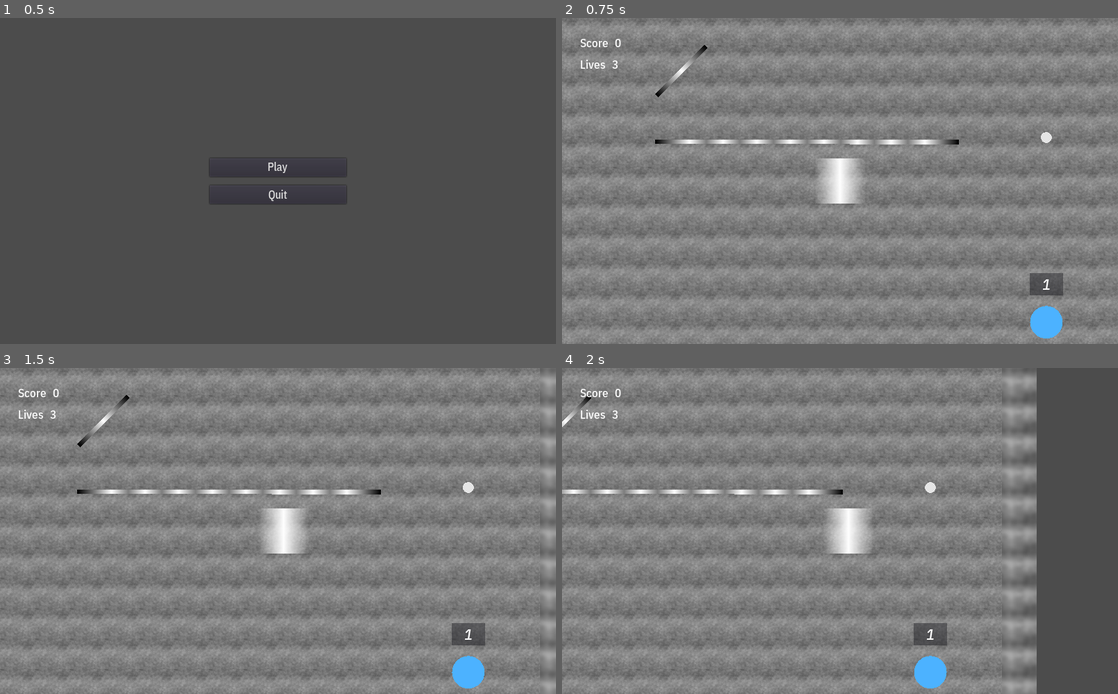
Above: before the commit, frames 1-4 (two rows, left to right).
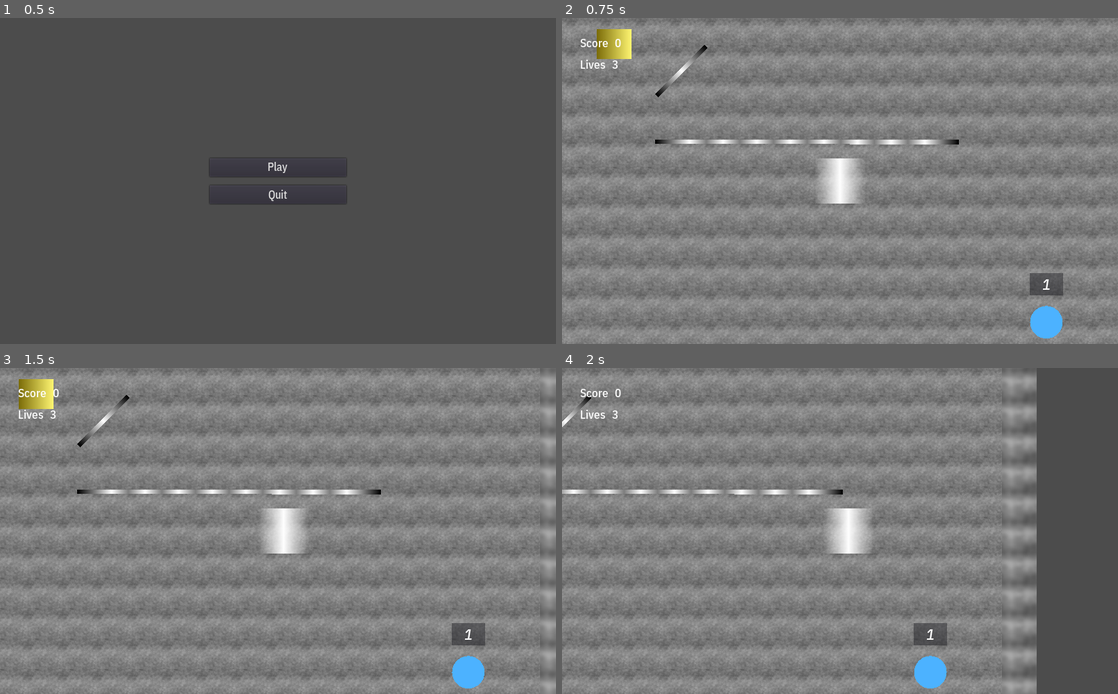
Above: after the commit, the same moments.

Repository: Calinou/escape-space
Game: Godot game, scene res://menu/main.tscn
The game is run twice, just before and just after one commit, with the same random seed, the same clock (stepped at 60 frames per second) and the same inputs.
Inputs:
- Up to frame 1 (0.5 s): no input
- Up to frame 2 (0.75 s): click "Play" at 0.5 s
- Up to frame 3 (1.5 s): tap Enter at 1.25 s; hold Right (move_right) from 1.28 s (still down)
- Up to frame 4 (2 s): keep holding Right (move_right)

Frame 1 is identical in both runs. In frame 2, 0.6% of the frame differs, in the area x 6-89%, y 3-39%; in frame 3, 0.6%; in frame 4, less than 0.1%.

Commit message:
Add ball launcher, add more type hints
Balls will now spawn as "unclaimed" and will be marked as "claimed" as
soon as the paddle touches them. If an unclaimed ball touches a surface
other then a paddle, it will break.

Diff:
--- a/game/ball/ball.gd
+++ b/game/ball/ball.gd
@@ -4,16 +4,25 @@
 extends RigidBody2D
 class_name Ball
 
-var motion = Vector2()
+var motion := Vector2()
 
 # The starting ball speed
 const BASE_SPEED = 275
 
 # Speed factor on every bounce
-var speed_factor = 1.01
+var speed_factor := 1.01
+
+# Whether the ball has been touched by a paddle or not
+var claimed := false
 
 func _draw() -> void:
 	draw_circle(Vector2(), 10.0, Color(0.9, 0.9, 0.9, 1))
 
 func _integrate_forces(state: Physics2DDirectBodyState) -> void:
-	pass
+	for body in get_colliding_bodies():
+		if body is Paddle:
+			claimed = true
+
+		if not claimed:
+			# Destroy unclaimed balls on their first collision
+			queue_free()
--- a/game/ball/ball.tscn
+++ b/game/ball/ball.tscn
@@ -26,8 +26,8 @@
 gravity_scale = 0.0
 custom_integrator = false
 continuous_cd = 0
-contacts_reported = 0
-contact_monitor = false
+contacts_reported = 1
+contact_monitor = true
 sleeping = false
 can_sleep = true
 linear_velocity = Vector2( 0, 0 )
--- /dev/null
+++ b/game/ball_launcher/ball_launcher.gd
@@ -0,0 +1,23 @@
+# Copyright © 2018 Hugo Locurcio and contributors - MIT License
+# See `LICENSE.md` included in the source distribution for details.
+
+extends StaticBody2D
+class_name BallLauncher
+
+# Time between launches in seconds
+export(float, 0.25, 5.0) var launch_time = 1.5
+
+# The speed of launched balls in pixels/s
+export(int, 10, 1000) var launch_speed = 200
+
+onready var LaunchPosition = $LaunchPosition as Position2D
+onready var LaunchTimer = $LaunchTimer as Timer
+
+func _ready() -> void:
+	LaunchTimer.wait_time = launch_time
+
+func _on_launch_timer_timeout() -> void:
+	var ball = preload("res://game/ball/ball.tscn").instance()
+	ball.position = LaunchPosition.global_transform.origin
+	ball.linear_velocity = Vector2(0, launch_speed)
+	get_parent().add_child(ball)
--- /dev/null
+++ b/game/ball_launcher/ball_launcher.tscn
@@ -0,0 +1,47 @@
+[gd_scene load_steps=5 format=2]
+
+[ext_resource path="res://game/ball_launcher/ball_launcher.gd" type="Script" id=1]
+
+[sub_resource type="RectangleShape2D" id=1]
+
+custom_solver_bias = 0.0
+extents = Vector2( 32, 28 )
+
+[sub_resource type="Gradient" id=2]
+
+offsets = PoolRealArray( 0, 1 )
+colors = PoolColorArray( 0.488281, 0.428751, 0.0400543, 1, 1, 0.965332, 0.445312, 1 )
+
+[sub_resource type="GradientTexture" id=3]
+
+flags = 4
+gradient = SubResource( 2 )
+width = 64
+
+[node name="BallLauncher" type="StaticBody2D"]
+input_pickable = false
+collision_layer = 1
+collision_mask = 1
+constant_linear_velocity = Vector2( 0, 0 )
+constant_angular_velocity = 0.0
+script = ExtResource( 1 )
+launch_time = 1.5
+launch_speed = 200
+
+[node name="CollisionShape2D" type="CollisionShape2D" parent="."]
+shape = SubResource( 1 )
+
+[node name="Sprite" type="Sprite" parent="."]
+scale = Vector2( 1, 56 )
+texture = SubResource( 3 )
+
+[node name="LaunchPosition" type="Position2D" parent="."]
+position = Vector2( 0, 40 )
+
+[node name="LaunchTimer" type="Timer" parent="."]
+process_mode = 1
+wait_time = 1.5
+one_shot = false
+autostart = true
+
+[connection signal="timeout" from="LaunchTimer" to="." method="_on_launch_timer_timeout"]
--- a/game/brick/brick.gd
+++ b/game/brick/brick.gd
@@ -11,7 +11,7 @@
 
 # Items that can be dropped by the brick
 # Must be valid scene files in `res://game/item/`, without the `.tscn` extension
-var items = [
+var items := [
 	"faster_ball",
 	"slower_ball",
 ]
--- a/game/game.gd
+++ b/game/game.gd
@@ -6,14 +6,14 @@
 signal score_changed
 signal lives_changed
 
-var score = 0
-var lives = 3
+var score := 0
+var lives := 3
 
 # Level holder
 var level: Node
 
 # The number of destroyable bricks left (used to check if the level was completed)
-var bricks_left = 0
+var bricks_left := 0
 
 func _ready() -> void:
 	randomize()
--- a/game/hud/hud.gd
+++ b/game/hud/hud.gd
@@ -3,8 +3,8 @@
 
 extends Control
 
-onready var ScoreCounter = $Vitals/Score/Counter
-onready var LivesCounter = $Vitals/Lives/Counter
+onready var ScoreCounter = $Vitals/Score/Counter as Label
+onready var LivesCounter = $Vitals/Lives/Counter as Label
 
 func _on_score_changed(value: int) -> void:
 	update_score(value)
--- a/game/item/item.gd
+++ b/game/item/item.gd
@@ -7,11 +7,12 @@
 signal item_collected
 
 const gravity = 250
-var motion = Vector2()
+
+var motion := Vector2()
 
 # The reward in points for collecting the item
 # Can be overriden on a per-item basis in the _ready() function
-var score = 500
+var score := 500
 
 func _ready():
 	connect("item_collected", $"/root/Game", "_on_item_collected")
--- a/game/paddle/paddle.gd
+++ b/game/paddle/paddle.gd
@@ -12,7 +12,7 @@
 const FRICTION = 0.89
 
 # Where the paddle is aiming to go
-var direction = Vector2()
+var direction := Vector2()
 
 func _physics_process(delta: float) -> void:
 	if Input.is_action_pressed("move_up"):
--- a/levels/1.tscn
+++ b/levels/1.tscn
@@ -3,9 +3,9 @@
 [ext_resource path="res://game/tiles/tile_set_foreground.tres" type="TileSet" id=1]
 [ext_resource path="res://game/tiles/tile_set_background.tres" type="TileSet" id=2]
 [ext_resource path="res://game/paddle/paddle.tscn" type="PackedScene" id=3]
-[ext_resource path="res://game/ball/ball.tscn" type="PackedScene" id=4]
-[ext_resource path="res://game/goal/goal.tscn" type="PackedScene" id=5]
-[ext_resource path="res://game/force_field/force_field.tscn" type="PackedScene" id=6]
+[ext_resource path="res://game/goal/goal.tscn" type="PackedScene" id=4]
+[ext_resource path="res://game/force_field/force_field.tscn" type="PackedScene" id=5]
+[ext_resource path="res://game/ball_launcher/ball_launcher.tscn" type="PackedScene" id=6]
 
 [node name="Level" type="Node2D"]
 
@@ -49,23 +49,23 @@
 
 [node name="Paddle" parent="." instance=ExtResource( 3 )]
 
-[node name="Ball" parent="." instance=ExtResource( 4 )]
-position = Vector2( 380, -80 )
-
-[node name="Goal" parent="." instance=ExtResource( 5 )]
+[node name="Goal" parent="." instance=ExtResource( 4 )]
 position = Vector2( 380, 260 )
 balls_required = 1
 
-[node name="ForceField" parent="." instance=ExtResource( 6 )]
+[node name="ForceField" parent="." instance=ExtResource( 5 )]
 margin_left = -340.0
 margin_top = -160.0
 margin_right = -212.0
 margin_bottom = -152.0
 rect_rotation = -44.9999
 
-[node name="ForceField2" parent="." instance=ExtResource( 6 )]
+[node name="ForceField2" parent="." instance=ExtResource( 5 )]
 margin_left = -340.0
 margin_top = -76.0
 margin_right = 219.0
 margin_bottom = -68.0
 rect_rotation = 0.0312835
+
+[node name="BallLauncher" parent="." instance=ExtResource( 6 )]
+position = Vector2( -416, -252 )
--- a/project.godot
+++ b/project.godot
@@ -13,6 +13,11 @@
 "class": "Ball",
 "language": "GDScript",
 "path": "res://game/ball/ball.gd"
+}, {
+"base": "StaticBody2D",
+"class": "BallLauncher",
+"language": "GDScript",
+"path": "res://game/ball_launcher/ball_launcher.gd"
 }, {
 "base": "StaticBody2D",
 "class": "Brick",
@@ -51,6 +56,7 @@
 } ]
 _global_script_class_icons={
 "Ball": "",
+"BallLauncher": "",
 "Brick": "",
 "FasterBallItem": "",
 "ForceField": "",
